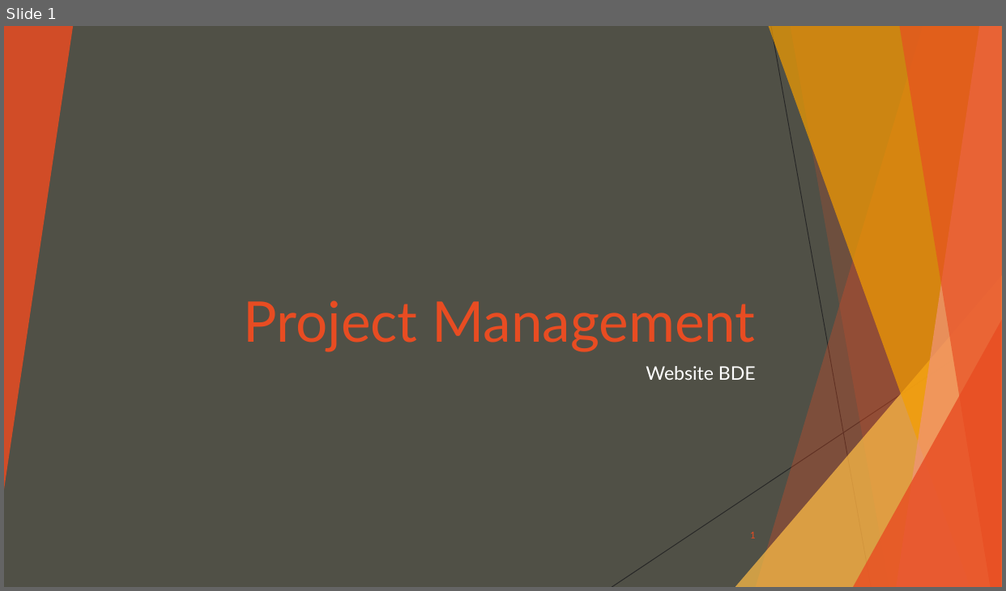
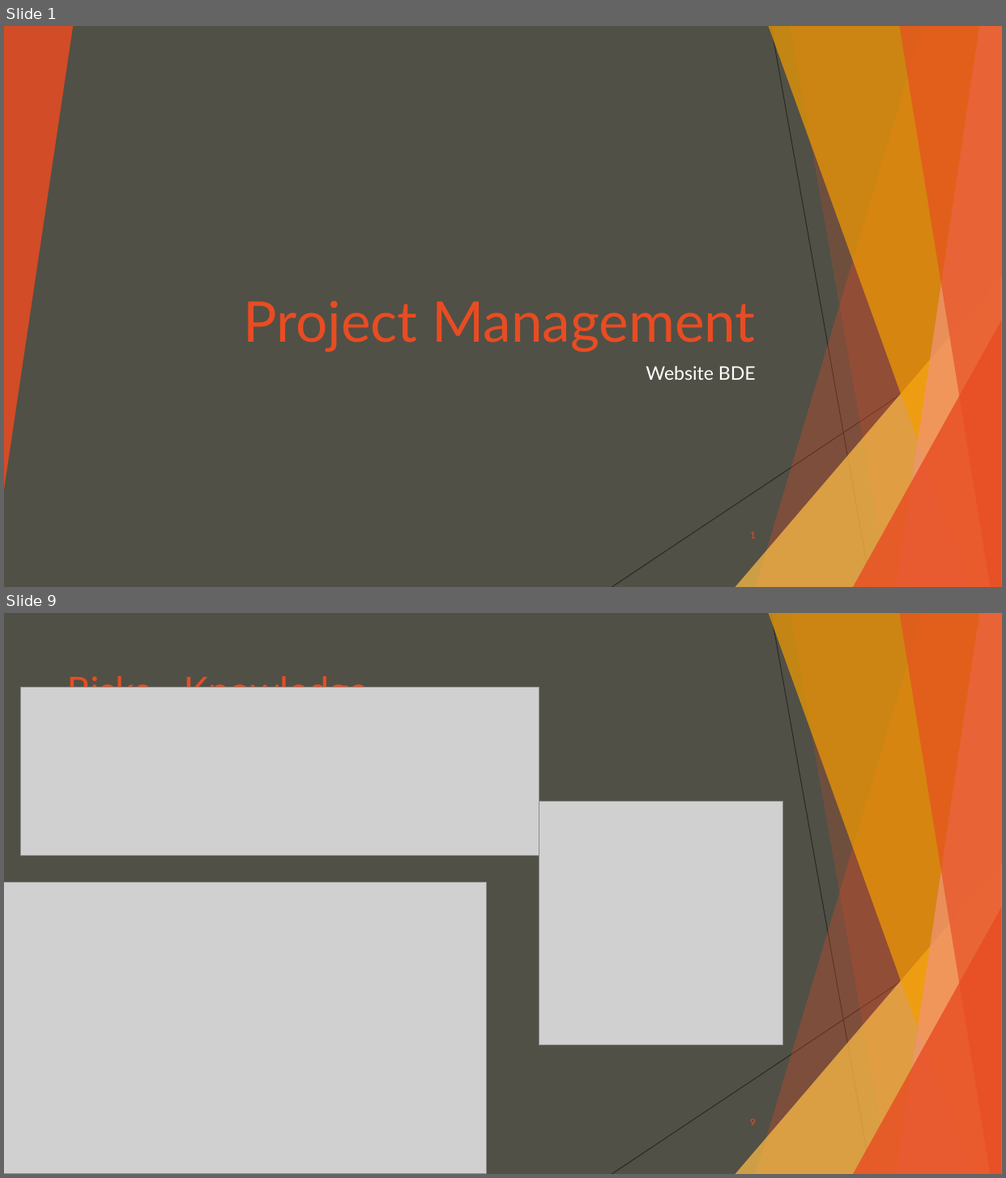
Before and after one commit to Happocalypse/ProjetSiteWebBDE, a slide deck: Project Management.pptx. Shown one above the other, each under a label of ours: slide 1 before the commit, slides 1 and 9 after it; the slides between them are not shown. The pictures are 1006x591 and 1006x1178 pixels, drawn with LibreOffice and Linux fonts; fonts in the diff are those of the drawing; grey boxes stand for pictures. Boxes give left, top, right and bottom in pixels: in the first picture for what was removed or moved away, otherwise in the second. Text is boxed around its words. In the diff, an @@ line names an element or a change of style, - is before the commit and + after.

```diff
--- a/Project Management.pptx
+++ b/Project Management.pptx
@@ slide 9 added at bbox=[4, 613, 1002, 1174], background #505046; not listed: 9 template elements that a slide beside it also shows @@
@@ title added at bbox=[67, 671, 368, 688], 36 pt, text #E84C22 @@
+Risks - Knowledge
@@ picture added at bbox=[20, 687, 539, 855] @@
@@ picture added at bbox=[539, 802, 783, 1046] @@
@@ picture added at bbox=[4, 882, 487, 1174] @@
@@ triangle added at bbox=[4, 942, 40, 1174], fill #E84C22 at 85% opacity @@
@@ page number added at bbox=[750, 1118, 756, 1126], 9 pt, text #E84C22 @@
+9
```
Also in this commit, not shown: 1 slide changed, 10 other slides added, 13 slides removed, 1 other file.
